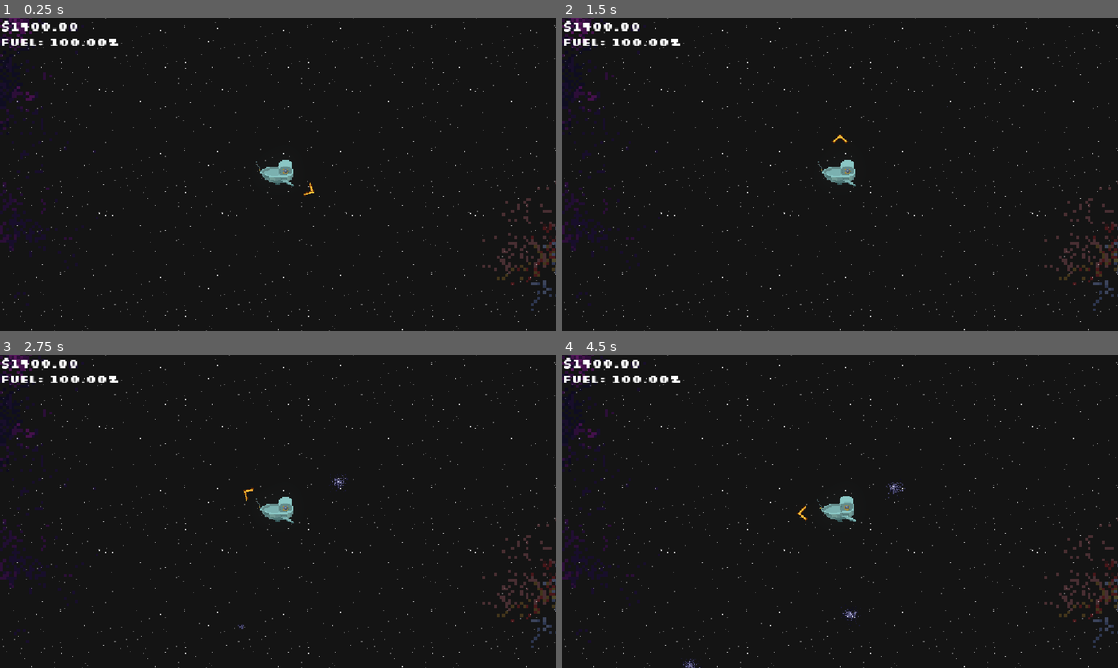
Above: before the commit, frames 1-4 (two rows, left to right).
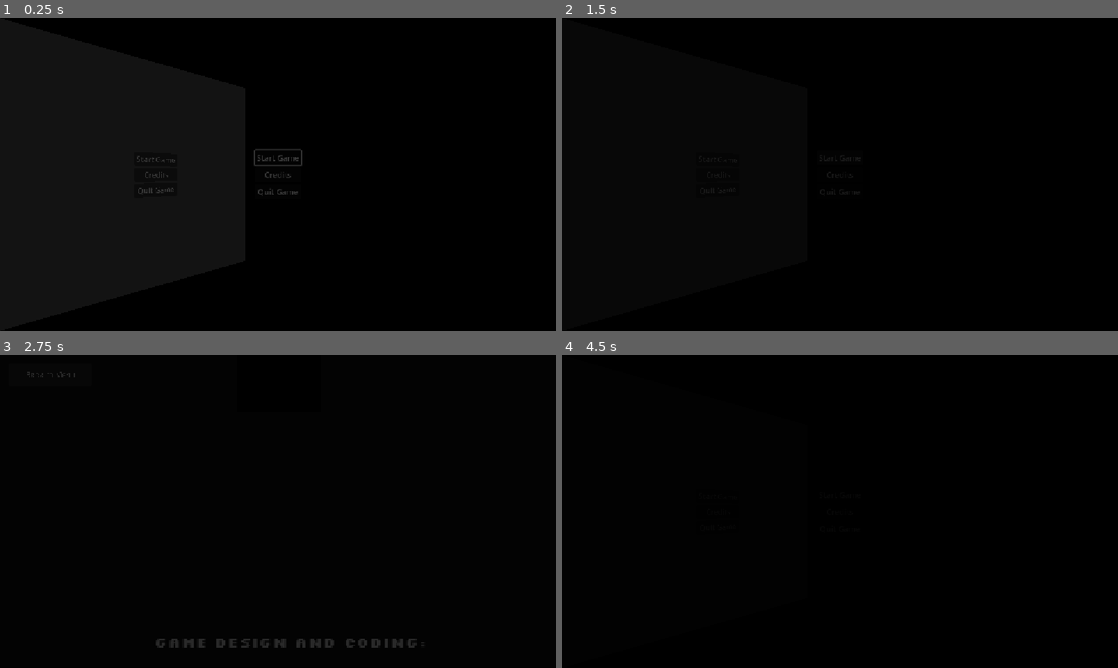
Above: after the commit, the same moments.

Repository: DudeNamedDarcy/CosmicJam2026
Game: Godot game, scene res://MainMenu/main_menu.tscn
Two runs of this game, one before a commit and one after it. Both use one fixed random seed, a clock stepped at 60 frames per second and the inputs below. Before the commit the project starts from res://Scenes/game_scene.tscn. Video files are missing from this copy of the repository; at most half a second of black plays in their place. Sound files missing from this copy of the repository are replaced by a short silence.
Inputs (mouse positions are in pixels of both pictures, inside the frame that each line leads up to):
- Up to frame 1 (0.25 s): no input
- Up to frame 2 (1.5 s): click (840, 174) at 0.5 s, where only the run after the commit has a clickable "Credits"; click (840, 158) at 1.25 s, where only the run after the commit has a clickable "Start Game"
- Up to frame 3 (2.75 s): click (50, 373) at 2 s, where only the run after the commit has a clickable "Back to Menu"
- Up to frame 4 (4.5 s): move the mouse to (962, 495) at 2.77 s; press the mouse at (962, 495) at 2.78 s; hold Right (ComboRight) 2.78-3.5 s; release the mouse at (962, 495) at 3.5 s; click (840, 495) at 3.5 s, where only the run after the commit has a clickable "Start Game"; drag from (728, 527) to (895, 489) at 4.27 s

The runs differ from the first frame. In frame 1, 2.7% of the frame differs, in the area x 0-100%, y 0-100%; in frame 2, 3.6%; in frame 3, 3.7%; in frame 4, 3.8%.

Commit message:
Scene transitions

Diff:
--- a/MainMenu/main_menu.gd
+++ b/MainMenu/main_menu.gd
@@ -1,9 +1,21 @@
 extends Control
 
+@export var screenFade: ColorRect
 
 # Called when the node enters the scene tree for the first time.
 func _ready() -> void:
-	grab_focus()
+	screenFade.color.a = 1.0
+	var fadeDuration = 1.0
+
+	var tween = create_tween()
+	tween.tween_property(
+		screenFade,
+		"color:a",
+		0.0,
+		fadeDuration
+	)
+
+	await tween.finished
 
 # Called every frame. 'delta' is the elapsed time since the previous frame.
 func _process(delta: float) -> void:
@@ -11,12 +23,36 @@
 
 
 func _on_start_game_button_pressed() -> void:
-	pass # Replace with function body.
+	var fadeDuration = 1.0
+
+	var tween = create_tween()
+	tween.tween_property(
+		screenFade,
+		"color:a",
+		1.0,
+		fadeDuration
+	)
+
+	await tween.finished
+
+	get_tree().change_scene_to_file("res://Scenes/game_scene.tscn")
 
 
 func _on_credits_button_pressed() -> void:
-	pass # Replace with function body.
+	var fadeDuration = 1.0
+
+	var tween = create_tween()
+	tween.tween_property(screenFade, "color", Color(0,0,0,1), fadeDuration)
+	await get_tree().create_timer(fadeDuration).timeout
+
+	get_tree().change_scene_to_file("res://Scenes/Credits/normal_credits.tscn")
 
 
 func _on_quit_button_pressed() -> void:
+	var fadeDuration = 1.0
+
+	var tween = create_tween()
+	tween.tween_property(screenFade, "color", Color(0,0,0,1), fadeDuration)
+	await get_tree().create_timer(fadeDuration).timeout
+
 	get_tree().quit()
--- a/MainMenu/main_menu.tscn
+++ b/MainMenu/main_menu.tscn
@@ -6,7 +6,7 @@
 [ext_resource type="Script" uid="uid://clyovkxg4cj4f" path="res://MainMenu/addons/perspective_quads/scripts/nodes/perspective_viewport_container_2d.gd" id="3_5de1l"]
 [ext_resource type="PackedScene" uid="uid://dsiq0ku6hhr" path="res://MainMenu/second_menu_part.tscn" id="4_ajn5b"]
 
-[node name="MainMenu" type="Control" unique_id=402787751]
+[node name="MainMenu" type="Control" unique_id=402787751 node_paths=PackedStringArray("screenFade")]
 layout_mode = 3
 anchors_preset = 15
 anchor_right = 1.0
@@ -14,6 +14,7 @@
 grow_horizontal = 2
 grow_vertical = 2
 script = ExtResource("1_3w4mj")
+screenFade = NodePath("Screen Fade")
 
 [node name="ColorRect" type="ColorRect" parent="." unique_id=2130187908]
 layout_mode = 1
@@ -90,6 +91,16 @@
 
 [node name="SecondPart" parent="PerspectiveViewportContainer2D/SubViewport" unique_id=1191171838 instance=ExtResource("4_ajn5b")]
 
+[node name="Screen Fade" type="ColorRect" parent="." unique_id=391013446]
+layout_mode = 1
+anchors_preset = 15
+anchor_right = 1.0
+anchor_bottom = 1.0
+grow_horizontal = 2
+grow_vertical = 2
+mouse_filter = 2
+color = Color(0, 0, 0, 0)
+
 [connection signal="pressed" from="CenterContainer/Control/VBoxContainer/StartGameButton" to="." method="_on_start_game_button_pressed"]
 [connection signal="pressed" from="CenterContainer/Control/VBoxContainer/CreditsButton" to="." method="_on_credits_button_pressed"]
 [connection signal="pressed" from="CenterContainer/Control/VBoxContainer/QuitButton" to="." method="_on_quit_button_pressed"]
--- /dev/null
+++ b/Scenes/Credits/normal_credits.gd
@@ -0,0 +1,24 @@
+extends Node2D
+
+@export var screenFade: ColorRect
+
+func _ready() -> void:
+	screenFade.color.a = 1.0
+	var fadeDuration = 1.0
+
+	var tween = create_tween()
+	tween.tween_property(
+		screenFade,
+		"color:a",
+		0.0,
+		fadeDuration
+	)
+
+func _on_button_pressed() -> void:
+	var fadeDuration = 1.0
+
+	var tween = create_tween()
+	tween.tween_property(screenFade, "color", Color(0,0,0,1), fadeDuration)
+	await get_tree().create_timer(fadeDuration).timeout
+
+	get_tree().change_scene_to_file("res://MainMenu/main_menu.tscn")
--- a/Scenes/Credits/normal_credits.tscn
+++ b/Scenes/Credits/normal_credits.tscn
@@ -1,14 +1,18 @@
 [gd_scene format=3 uid="uid://h3jtggkahx5r"]
 
 [ext_resource type="VideoStream" uid="uid://cj3fytwqvu68y" path="res://Scenes/Video/normal_credits.ogv" id="1_6o0r7"]
+[ext_resource type="Script" uid="uid://d12qs734lee0a" path="res://Scenes/Credits/normal_credits.gd" id="1_qm2ky"]
 [ext_resource type="FontFile" uid="uid://d0yv4rsexmrsw" path="res://fonts/Silkscreen/Silkscreen-Bold.ttf" id="2_g3hg3"]
 [ext_resource type="Script" uid="uid://bnomxs6v8sm6g" path="res://Scenes/Credits/credits_controller.gd" id="3_qm2ky"]
 [ext_resource type="AudioStream" uid="uid://c2e8tagxwoyfo" path="res://Scenes/Audio/Music/endcredits_awesome.mp3" id="4_5mi57"]
+[ext_resource type="FontFile" uid="uid://f4k0ijoumsg7" path="res://fonts/Geist_Pixel/GeistPixel-Regular-VariableFont_ELSH.ttf" id="6_5mi57"]
 
 [sub_resource type="FontVariation" id="FontVariation_04ky2"]
 base_font = ExtResource("2_g3hg3")
 
-[node name="NormalCredits" type="Node2D" unique_id=1802824940]
+[node name="NormalCredits" type="Node2D" unique_id=1802824940 node_paths=PackedStringArray("screenFade")]
+script = ExtResource("1_qm2ky")
+screenFade = NodePath("Screen Fade")
 
 [node name="PanelContainer" type="PanelContainer" parent="." unique_id=1735142745]
 visibility_layer = 2
@@ -86,3 +90,19 @@
 stream = ExtResource("4_5mi57")
 autoplay = true
 parameters/looping = true
+
+[node name="Button" type="Button" parent="." unique_id=2123745616]
+offset_left = 18.0
+offset_top = 17.0
+offset_right = 190.33333
+offset_bottom = 64.0
+theme_override_fonts/font = ExtResource("6_5mi57")
+text = "Back to Menu"
+
+[node name="Screen Fade" type="ColorRect" parent="." unique_id=1097401386]
+offset_right = 1480.4026
+offset_bottom = 828.0
+mouse_filter = 2
+color = Color(0, 0, 0, 1)
+
+[connection signal="pressed" from="Button" to="." method="_on_button_pressed"]
--- /dev/null
+++ b/Scenes/game_scene.gd
@@ -0,0 +1,8 @@
+extends Node2D
+
+@export var screenFade: ColorRect
+
+func _ready() -> void:
+	var fadeDuration = 1.0
+	var tween = create_tween()
+	tween.tween_property(screenFade, "color", Color(0,0,0,0), fadeDuration)
--- a/Scenes/game_scene.tscn
+++ b/Scenes/game_scene.tscn
@@ -1,6 +1,6 @@
 [gd_scene format=4 uid="uid://gi43qa15fksh"]
 
-[ext_resource type="Texture2D" uid="uid://caiem5b8o2slt" path="res://Assets/Placeholders/360_F_546468872_b9emNBQeVDLbBqicXaFyoBUwutWcHmbl.jpg" id="1_b6fju"]
+[ext_resource type="Script" uid="uid://bxx6qe2mlcbvb" path="res://Scenes/game_scene.gd" id="1_e624q"]
 [ext_resource type="PackedScene" uid="uid://cwjnrld5dv08f" path="res://Scenes/player_controller.tscn" id="1_x87qo"]
 [ext_resource type="Script" uid="uid://dd8xfjhdnaicb" path="res://Scenes/fishing_music.gd" id="2_fiftr"]
 [ext_resource type="Script" uid="uid://b4dpoqejtr8d5" path="res://Scenes/boat_noises.gd" id="3_6h5vk"]
@@ -82,18 +82,14 @@
 atlas = ExtResource("7_2fmhe")
 region = Rect2(256, 0, 128, 128)
 
-[node name="GameScene" type="Node2D" unique_id=459147446]
-
-[node name="Background" type="Sprite2D" parent="." unique_id=1596285265]
-visible = false
-texture_filter = 1
-texture_repeat = 2
+[node name="GameScene" type="Node2D" unique_id=459147446 node_paths=PackedStringArray("screenFade")]
+script = ExtResource("1_e624q")
+screenFade = NodePath("MoneyFuelUI/Screen Fade")
+
+[node name="AudioStreamPlayer2D" type="AudioStreamPlayer2D" parent="." unique_id=684806575]
+process_mode = 3
 position = Vector2(596, 361)
 scale = Vector2(1.7024027, 2.1599998)
-texture = ExtResource("1_b6fju")
-
-[node name="AudioStreamPlayer2D" type="AudioStreamPlayer2D" parent="Background" unique_id=684806575]
-process_mode = 3
 volume_db = 7.94
 script = ExtResource("2_fiftr")
 
@@ -183,6 +179,7 @@
 
 [node name="SpawnableArea" type="Polygon2D" parent="." unique_id=1898762879]
 visible = false
+color = Color(0, 0, 0, 1)
 polygon = PackedVector2Array(2192, -485, 2216, 1297, -823, 1295, 622, 468, 770, 470, 767, 276, 619, 281, 619, 443, -839, 1277, -827, -479)
 
 [node name="GlorpStarship" parent="." unique_id=1172553172 node_paths=PackedStringArray("market") instance=ExtResource("6_2fmhe")]
@@ -311,6 +308,16 @@
 [node name="MoneyFuelUI" parent="." unique_id=1013169491 instance=ExtResource("13_wywco")]
 process_mode = 3
 
+[node name="Screen Fade" type="ColorRect" parent="MoneyFuelUI" unique_id=516681232]
+z_index = 1000
+anchors_preset = 15
+anchor_right = 1.0
+anchor_bottom = 1.0
+grow_horizontal = 2
+grow_vertical = 2
+mouse_filter = 2
+color = Color(0, 0, 0, 1)
+
 [node name="BlackHoleMarket" parent="." unique_id=1787878085 instance=ExtResource("28_5q52j")]
 visible = false
 
--- a/Scenes/player_controller.gd
+++ b/Scenes/player_controller.gd
@@ -159,7 +159,7 @@
 	if Input.is_action_just_released("CastReel") && playerState == PlayerState.Casting:
 		rod_audio.stop_reeling()
 		rod_audio.throwing()
-		print("Total hold duration was: ", min(castPower, maxCastPower))
+		#print("Total hold duration was: ", min(castPower, maxCastPower))
 		if min(castPower, maxCastPower) < 0.3:
 			EndFishing(false)
 			castPower = 0.0
@@ -205,7 +205,7 @@
 
 		if arrows.is_empty():
 			LevelManager.shakeCamera(2.0)
-			print("Combo complete! Combo size", comboSize)
+			#print("Combo complete! Combo size", comboSize)
 			EndFishing(true)
 		else:
 			arrows[0].TurnRed((ScoreAndUpgrades.longer_combo_progress) + 1)
@@ -237,7 +237,7 @@
 		bobber.cast(randomizedDirection, randomizedPower, castDeceleration, bobberLine)
 
 		activeBobbers.append(bobber)
-		print(bobber.bobberType)
+		#print(bobber.bobberType)
 
 func StartReelingMinigame() -> void:
 	rod_audio.stop_reeling()
@@ -292,7 +292,7 @@
 		rod_audio.combo_win()
 		await get_tree().create_timer(0.2).timeout
 	for fish in comboFishList.duplicate():
-		print(fish)
+		#print(fish)
 		if is_instance_valid(fish):
 			if success:
 				await get_tree().create_timer(0.2).timeout
--- a/glorp/glorp_starship.gd
+++ b/glorp/glorp_starship.gd
@@ -8,11 +8,6 @@
 # Called when the node enters the scene tree for the first time.
 func _ready() -> void:
 	area_2d.name = "market"
-
-
-# Called every frame. 'delta' is the elapsed time since the previous frame.
-func _process(delta: float) -> void:
-	print("ScoreAndUpgrades.in_market is: " + str(ScoreAndUpgrades.in_market))
 
 func _input(event: InputEvent) -> void:
 	if Input.is_action_just_pressed("interact"):
--- a/market/black_hole_market.gd
+++ b/market/black_hole_market.gd
@@ -98,38 +98,38 @@
 func _on_orbit_radius_button_pressed() -> void:
 	if ScoreAndUpgrades.orbit_radius_progress < 2 and (ScoreAndUpgrades.money) > 0:
 		ScoreAndUpgrades.orbit_radius_progress += 1
-	print(ScoreAndUpgrades.orbit_radius_progress)
+	#print(ScoreAndUpgrades.orbit_radius_progress)
 	_handle_money(orbit_radius_progress, 200, orbit_radius_button)
 
 func _on_catch_radius_button_pressed() -> void:
 	if ScoreAndUpgrades.catch_radius_progress < 2 and (ScoreAndUpgrades.money) > 0:
 		ScoreAndUpgrades.catch_radius_progress += 1
-	print(ScoreAndUpgrades.catch_radius_progress)
+	#print(ScoreAndUpgrades.catch_radius_progress)
 	_handle_money(catch_radius_progress, 200, catch_radius_button)
 
 func _on_faster_ship_button_pressed() -> void:
 	if ScoreAndUpgrades.faster_ship_progress < 2 and (ScoreAndUpgrades.money) > 0:
 		ScoreAndUpgrades.faster_ship_progress += 1
-	print(ScoreAndUpgrades.faster_ship_progress)
+	#print(ScoreAndUpgrades.faster_ship_progress)
 	_handle_money(faster_ship_progress, 200, faster_ship_button)
 
 func _on_larger_combos_button_pressed() -> void:
 	if ScoreAndUpgrades.larger_combo_progress < 2 and (ScoreAndUpgrades.money) > 0:
 		ScoreAndUpgrades.larger_combo_progress += 1
-	print(ScoreAndUpgrades.larger_combo_progress)
+	#print(ScoreAndUpgrades.larger_combo_progress)
 	_handle_money(larger_combos_progress, 200, larger_combos_button)
 
 func _on_longer_combo_button_pressed() -> void:
 	if ScoreAndUpgrades.longer_combo_progress < 2 and (ScoreAndUpgrades.money) > 0:
 		ScoreAndUpgrades.longer_combo_progress += 1
-	print(ScoreAndUpgrades.longer_combo_progress)
+	#print(ScoreAndUpgrades.longer_combo_progress)
 	_handle_money(longer_combo_progress, 200, longer_combo_button)
 
 
 func _on_larger_fuel_button_pressed() -> void:
 	if ScoreAndUpgrades.larger_fuel_progress < 2 and (ScoreAndUpgrades.money) > 0:
 		ScoreAndUpgrades.larger_fuel_progress += 1
-	print(ScoreAndUpgrades.larger_fuel_progress)
+	#print(ScoreAndUpgrades.larger_fuel_progress)
 	_handle_money(larger_fuel_progress, 200, larger_fuel_button)
 
 
--- a/project.godot
+++ b/project.godot
@@ -11,7 +11,7 @@
 [application]
 
 config/name="StarFisher"
-run/main_scene="uid://gi43qa15fksh"
+run/main_scene="uid://b4obqg1s8xc7s"
 config/features=PackedStringArray("4.7", "GL Compatibility")
 config/icon="uid://cgs3khd1ggvxf"
 
@@ -152,3 +152,4 @@
 renderer/rendering_method="gl_compatibility"
 renderer/rendering_method.mobile="gl_compatibility"
 viewport/hdr_2d=true
+viewport/transparent_background=true
Not shown, added: Scenes/Credits/normal_credits.gd.uid
Not shown, added: Scenes/game_scene.gd.uid
Not shown: 1 places in Scenes/game_scene.tscn that only renumber resources
